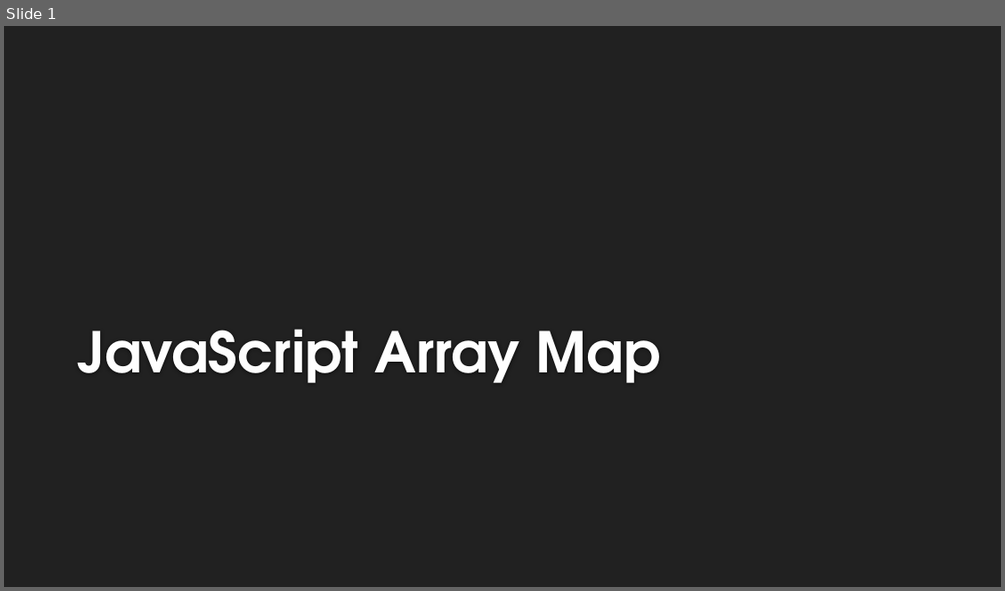
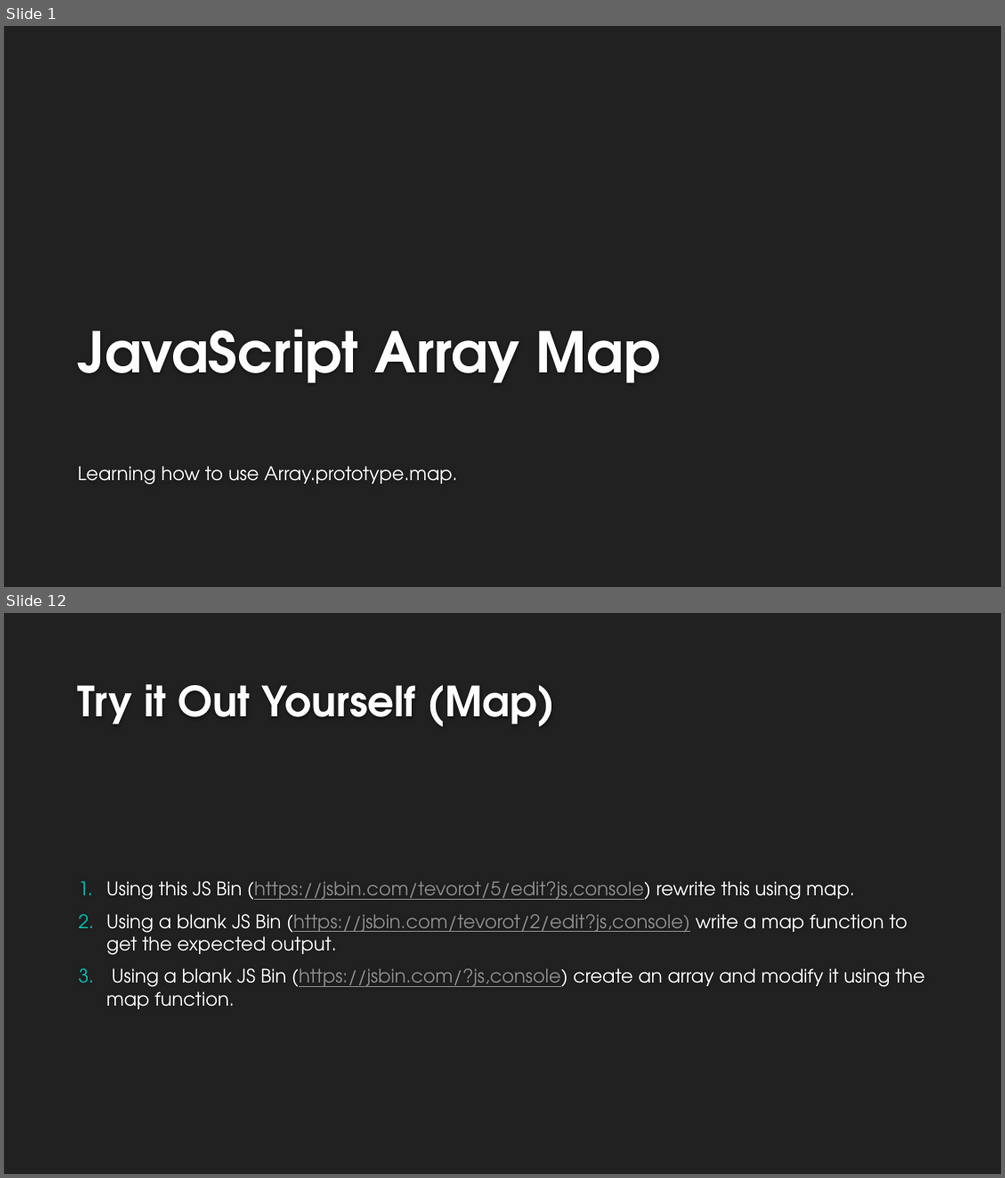
Before and after one commit to ericglasser/javascript-array-map-lesson, a slide deck: javascript-map-array-lesson.pptx. Shown one above the other, each under a label of ours: slide 1 before the commit, slides 1 and 12 after it; the slides between them are not shown. The pictures are 1005x591 and 1005x1178 pixels, drawn with LibreOffice and Linux fonts; fonts in the diff are those of the drawing; background and template pictures are left out. Boxes give left, top, right and bottom in pixels: in the first picture for what was removed or moved away, otherwise in the second. Text is boxed around its words. In the diff, an @@ line names an element or a change of style, - is before the commit and + after.

```diff
--- a/javascript-map-array-lesson.pptx
+++ b/javascript-map-array-lesson.pptx
@@ slide 12 added at <box>4,613,1001,1174</box>, background #212121 @@
@@ title added at <box>78,684,555,727</box>, 40 pt, text #FEFEFE, bold @@
+Try it Out Yourself (Map)
@@ text added at <box>106,881,925,1009</box>, 18 pt, text #FFFFFF @@
+1. Using this JS Bin (https://jsbin.com/tevorot/5/edit?js,console) rewrite this using map.
+2. Using a blank JS Bin (https://jsbin.com/tevorot/2/edit?js,console) write a map function to get the expected output.
+3. Using a blank JS Bin (https://jsbin.com/?js,console) create an array and modify it using the map function.
@@ slide 1 changed as well @@
@@ subtitle added at <box>78,466,457,484</box>, 18 pt, text #FFFFFF @@
+Learning how to use Array.prototype.map.
```
Also in this commit, not shown: 10 other slides added, 1 slide removed, 1 other file.
